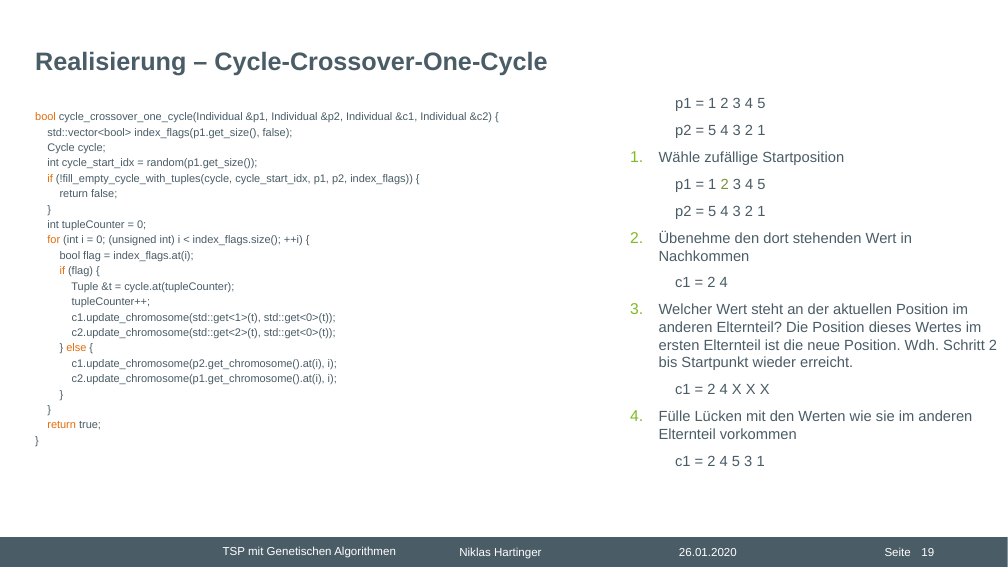
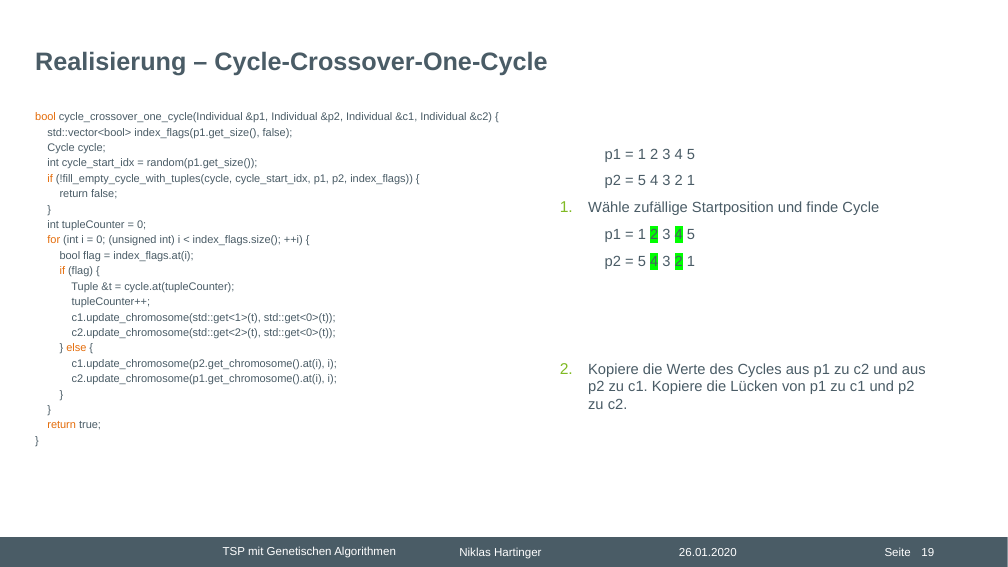
Before and after one commit to nhrt/Genetic-Algorithms, a slide deck: slide 19 of Projektvortrag/Präsentation Projektvortrag.pptx. Drawn at 1008x567 pixels with LibreOffice and Linux fonts; fonts in the diff are those of the drawing; background and template pictures are left out. Boxes give left, top, right and bottom in pixels: in the first picture for what was removed or moved away, otherwise in the second. Text is boxed around its words. In the diff, an @@ line names an element or a change of style, - is before the commit and + after.

```diff
--- a/Projektvortrag/Präsentation Projektvortrag.pptx
+++ b/Projektvortrag/Präsentation Projektvortrag.pptx
@@ text "p1 = 1 2 3 ...": place and size @@
-text "p1 = 1 2 3 ..." at [630, 97, 997, 439]
+text "p1 = 1 2 3 ..." at [560, 148, 926, 409]
@@ text at [588, 201, 879, 215]: text changed @@
-1. Wähle zufällige Startposition
+1. Wähle zufällige Startposition und finde Cycle
@@ text at [605, 228, 695, 269]: text colour #77933C to #4A5C66 in "2"; highlight none to #00FF00 in "2 4", "4 2" @@
@@ text at [588, 363, 926, 409]: text changed @@
-2. Übenehme den dort stehenden Wert in Nachkommen
-    c1 = 2 4
-3. Welcher Wert steht an der aktuellen Position im anderen Elternteil? Die Position dieses Wertes im ersten Elternteil ist die neue Position. Wdh. Schritt 2 bis Startpunkt wieder erreicht.
-    c1 = 2 4 X X X
-4. Fülle Lücken mit den Werten wie sie im anderen Elternteil vorkommen
-    c1 = 2 4 5 3 1
+2. Kopiere die Werte des Cycles aus p1 zu c2 und aus p2 zu c1. Kopiere die Lücken von p1 zu c1 und p2 zu c2.
```
Also in this commit, not shown: 1 other slide changed.
